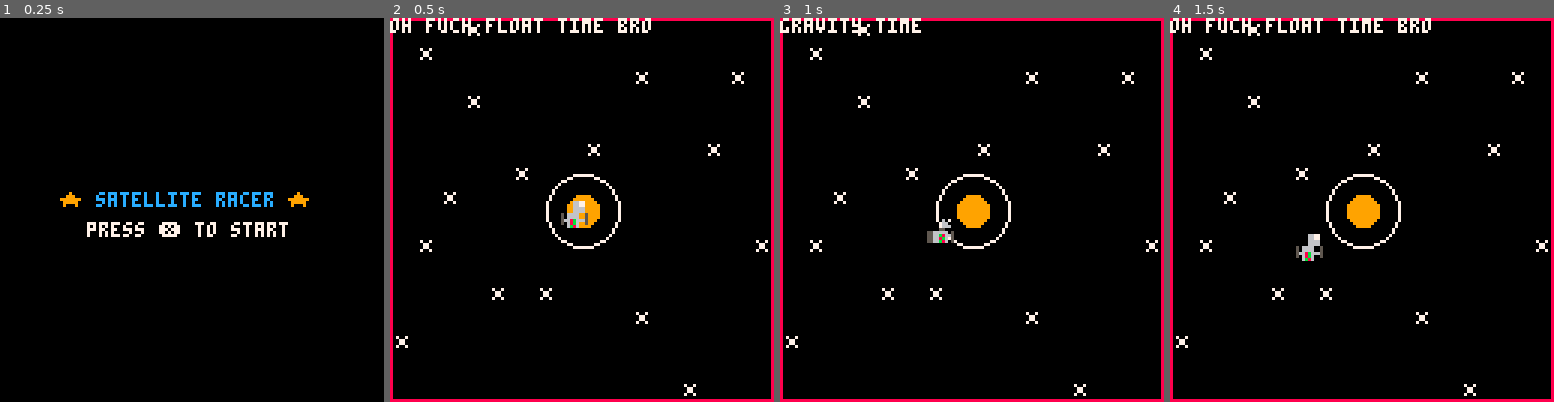
Above: before the commit, frames 1-4 (left to right).
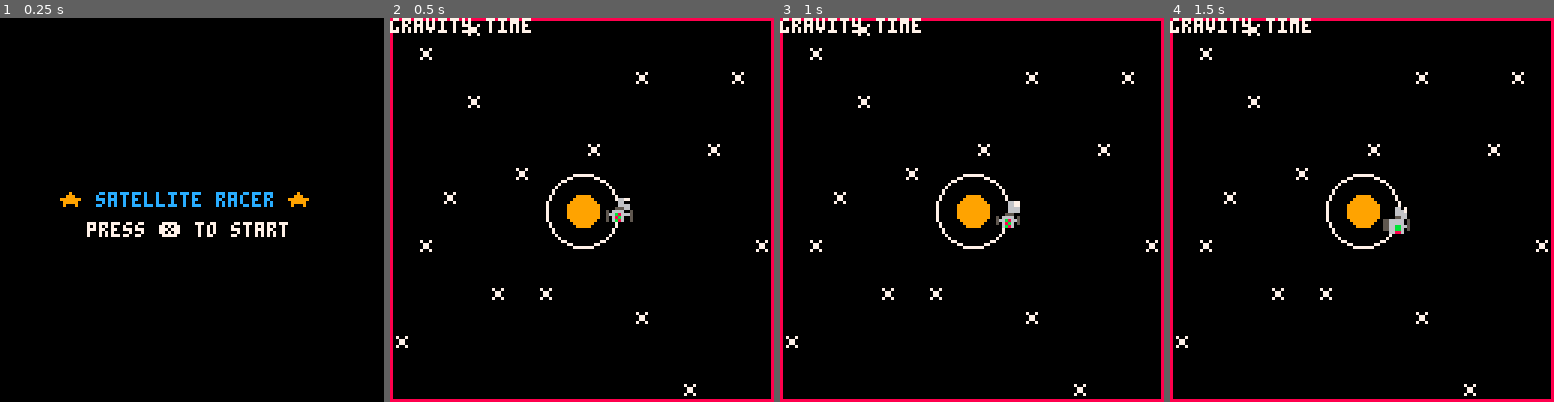
Above: after the commit, the same moments.

Repository: jackawackadoo/Sattelite_Racer
Game: PICO-8 cartridge sattelite_racer.p8
Two runs of this game, one before a commit and one after it. Both use one fixed random seed, a clock stepped at 60 frames per second and the inputs below.
Inputs:
- Up to frame 1 (0.25 s): no input
- Up to frame 2 (0.5 s): tap X (X key) at 0.33 s
- Up to frame 3 (1 s): no input
- Up to frame 4 (1.5 s): tap X (X key) at 1.07 s

Frame 1 is identical in both runs. In frame 2, 1.4% of the frame differs, in the area x 1-68%, y 0-55%; in frame 3, 0.5%; in frame 4, 1.5%, in the area x 1-68%, y 0-64%.

Commit message:
gravity motion seems to work

Diff:
--- a/sattelite_racer.p8
+++ b/sattelite_racer.p8
@@ -143,7 +143,7 @@
 -- speed: delta x per update
 -- is gravity pullling sat
 -- radius of orbit
-satellite = {x = 64, y = 64, angle = 0.60, launch_angle = 0.60, speed = 0.5,gravity = false, radius = 0}
+satellite = {x = 64, y = 64, angle = 0.60, launch_angle = 0.60, speed = 0.5,gravity = true, radius = (5*2.5), planet = {x=64,y=64,radius=5}, planet_angle = 0}
 
 
 -- update satellie table
@@ -163,6 +163,10 @@
 		sat.speed = abs(sat.speed)
 	end
 	if (sat.gravity) then
+
+	 sat.x = sat.planet.x + sat.radius * cos(sat.planet_angle/360)
+		sat.y = sat.planet.y + sat.radius * sin(sat.planet_angle/360)
+		sat.planet_angle += sat.speed
 		-- get grav radius
 		-- orbit planet
 	else
